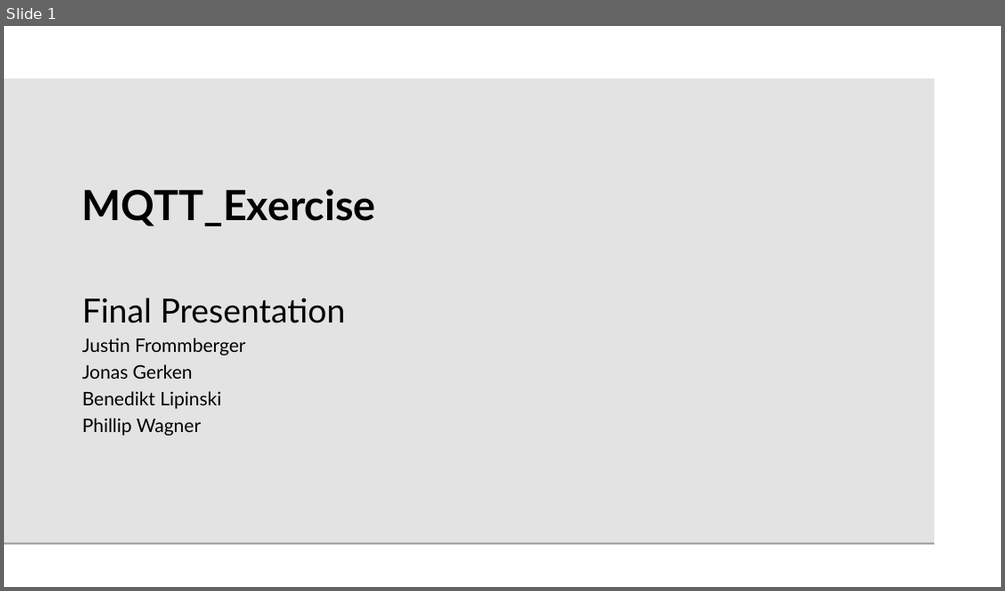
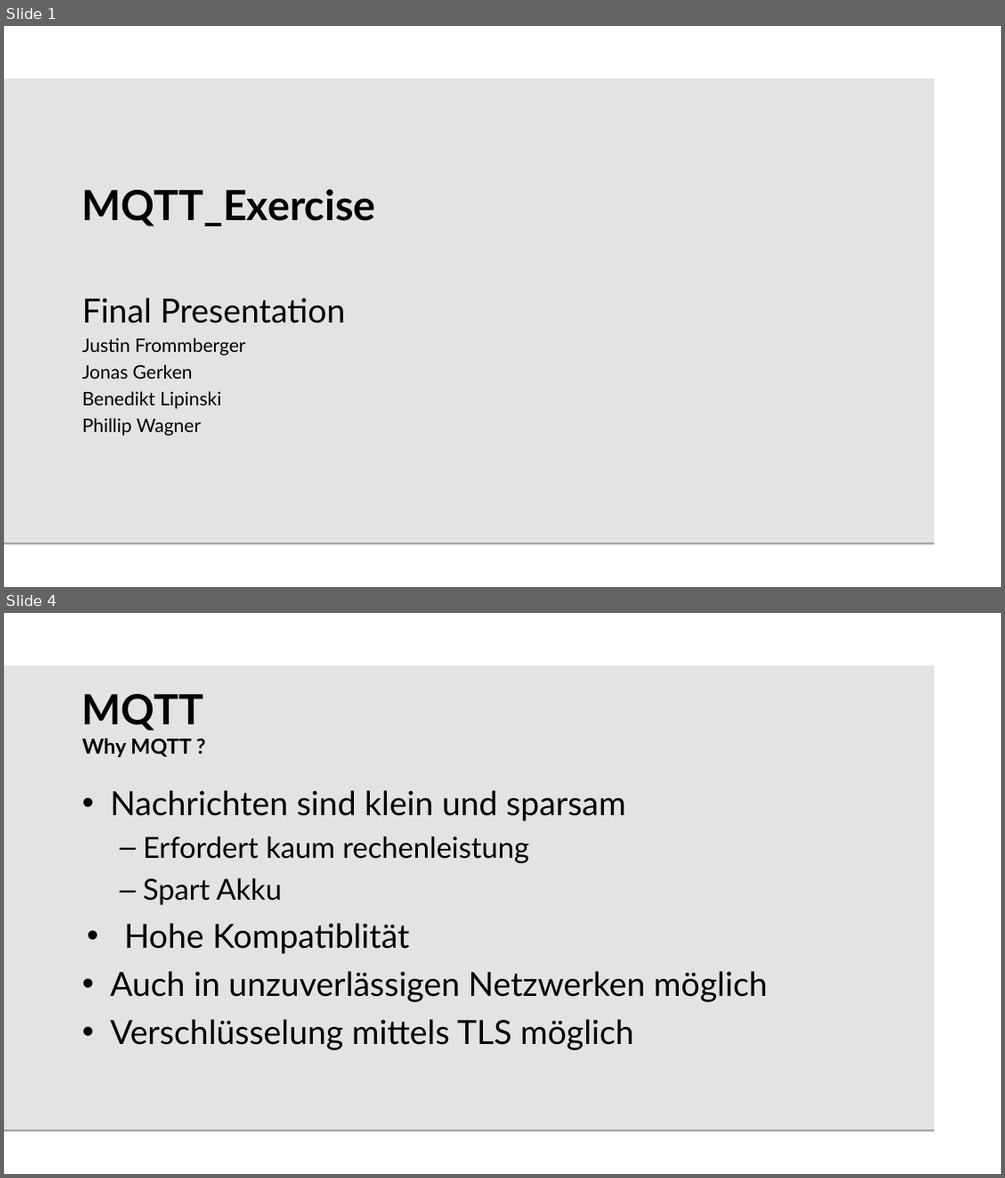
Before and after one commit to elehshl/mqtt_exercise_2021, a slide deck: presentation/MQTT_Exercise.odp. Shown one above the other, each under a label of ours: slide 1 before the commit, slides 1 and 4 after it; the slides between them are not shown. The pictures are 1005x591 and 1005x1178 pixels, drawn with LibreOffice and Linux fonts; fonts in the diff are those of the drawing; background and template pictures are left out. Boxes give left, top, right and bottom in pixels: in the first picture for what was removed or moved away, otherwise in the second. Text is boxed around its words. In the diff, an @@ line names an element or a change of style, - is before the commit and + after.

```diff
--- a/presentation/MQTT_Exercise.odp
+++ b/presentation/MQTT_Exercise.odp
@@ slide 4 added at box(4, 613, 1001, 1174), background #FFFFFF; not listed: 1 template element that a slide beside it also shows @@
@@ title added at box(82, 694, 204, 757), 20 pt, text #000000, bold @@
+MQTT
+Why MQTT ?
@@ text added at box(110, 790, 768, 1050), 32 pt, text #000000 @@
+• Nachrichten sind klein und sparsam
+  – Erfordert kaum rechenleistung
+  – Spart Akku
+• Hohe Kompatiblität
+• Auch in unzuverlässigen Netzwerken möglich
+• Verschlüsselung mittels TLS möglich
```
Also in this commit, not shown: 15 slides changed, 3 other slides added.
